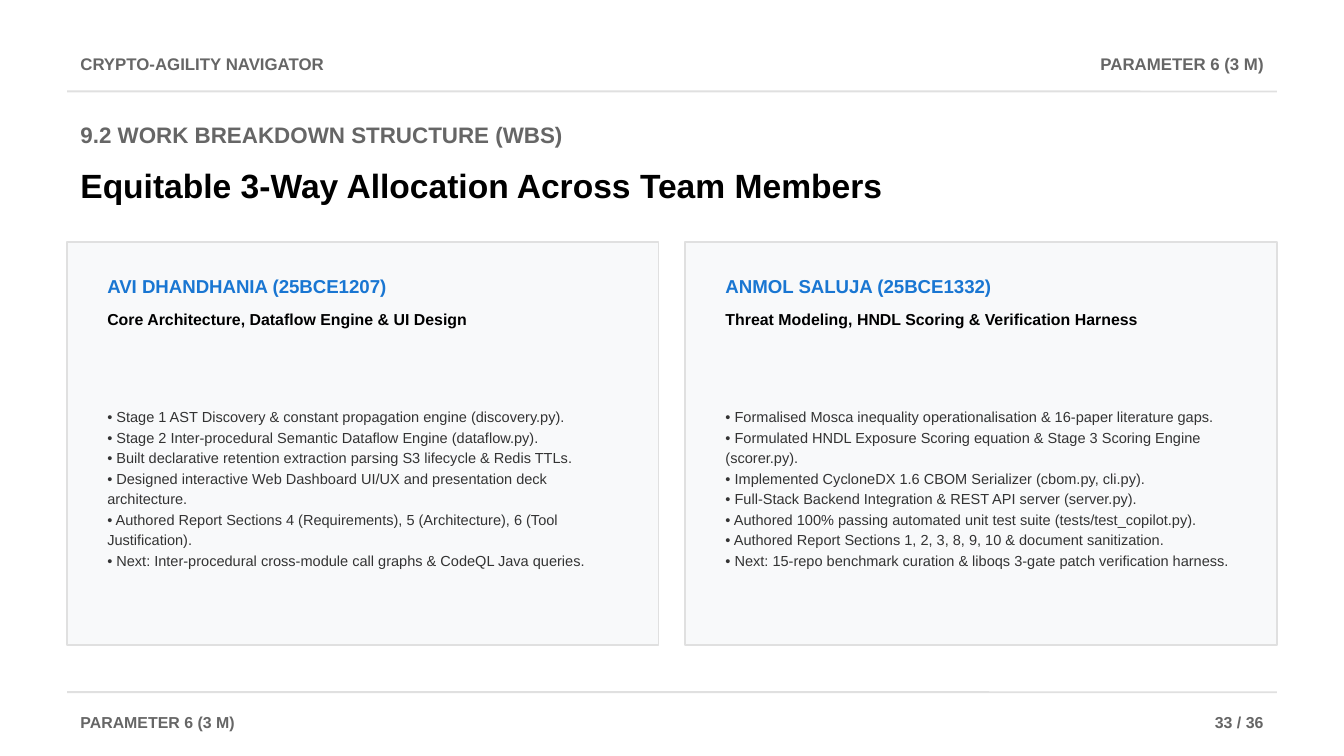
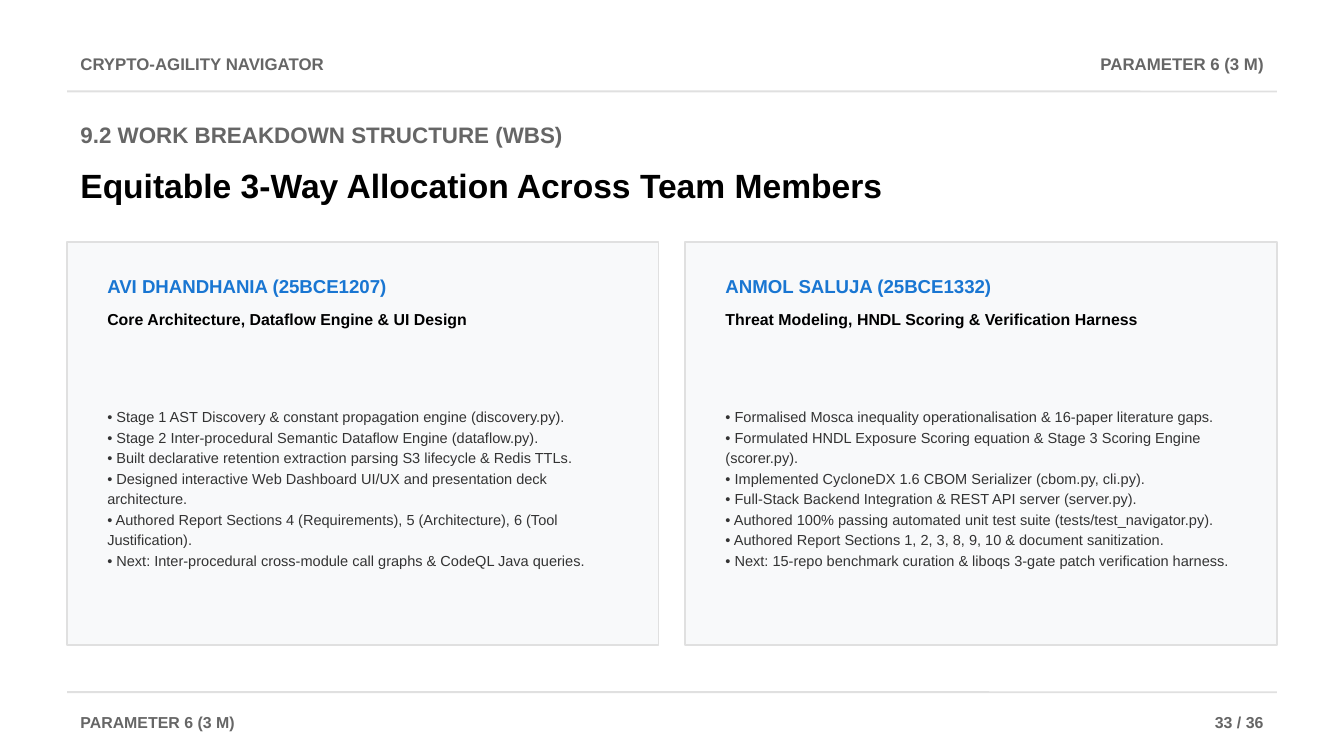
Before and after one commit to AviDhandhania/IDP-Project, a slide deck: slide 34 of Crypto-Agility_Navigator_Review2.pptx. Drawn at 1344x756 pixels with LibreOffice and Linux fonts; fonts in the diff are those of the drawing. Boxes give left, top, right and bottom in pixels: in the first picture for what was removed or moved away, otherwise in the second. Text is boxed around its words. In the diff, an @@ line names an element or a change of style, - is before the commit and + after.

Commit message:
Rename project from Copilot to Navigator across all source, docs, and configurations

```diff
--- a/Crypto-Agility_Navigator_Review2.pptx
+++ b/Crypto-Agility_Navigator_Review2.pptx
@@ text at (x1=734, y1=514, x2=1213, y2=528): text changed @@
-• Authored 100% passing automated unit test suite (tests/test_copilot.py).
+• Authored 100% passing automated unit test suite (tests/test_navigator.py).
```
Also in this commit, not shown: 4 other slides changed, 25 other files.
